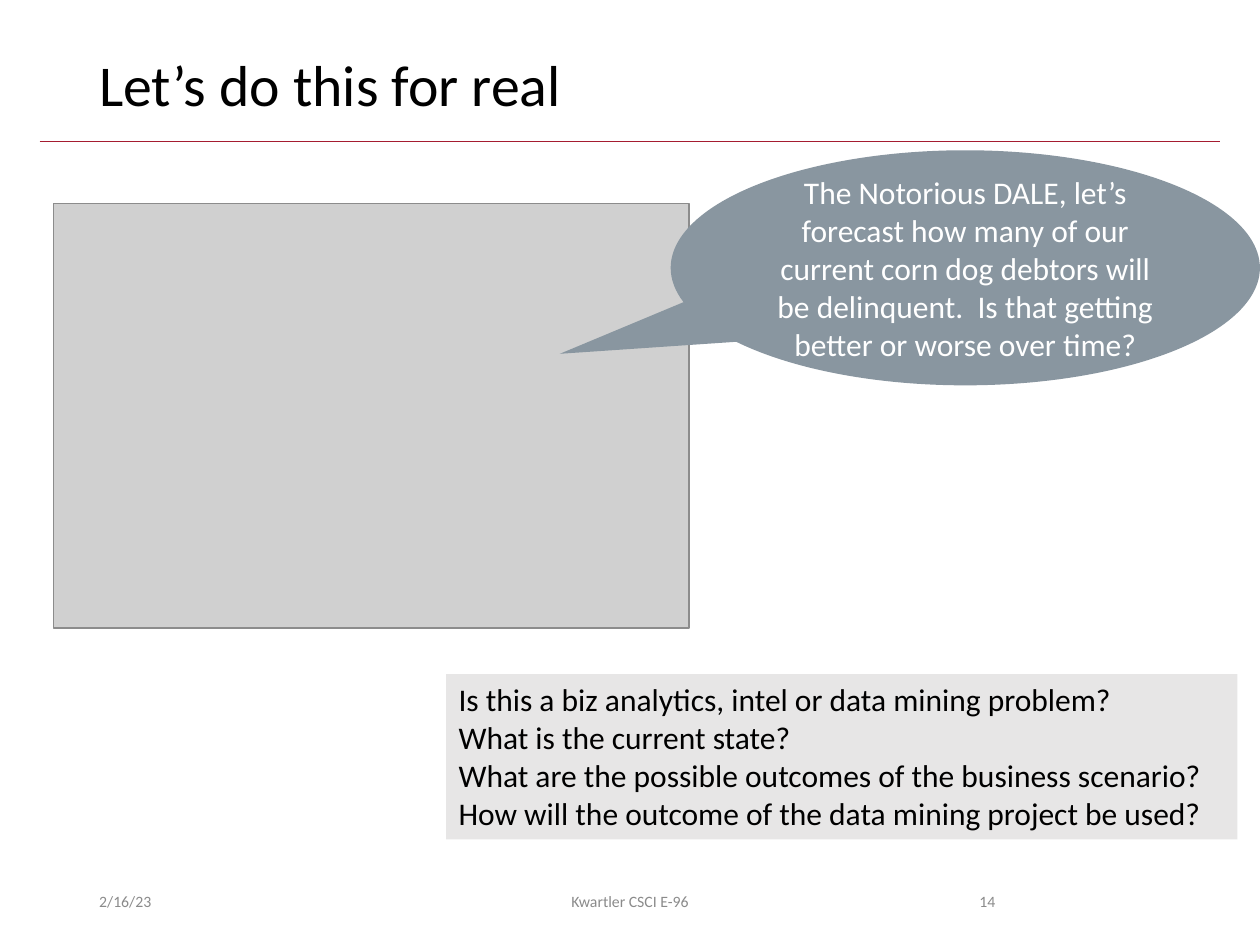
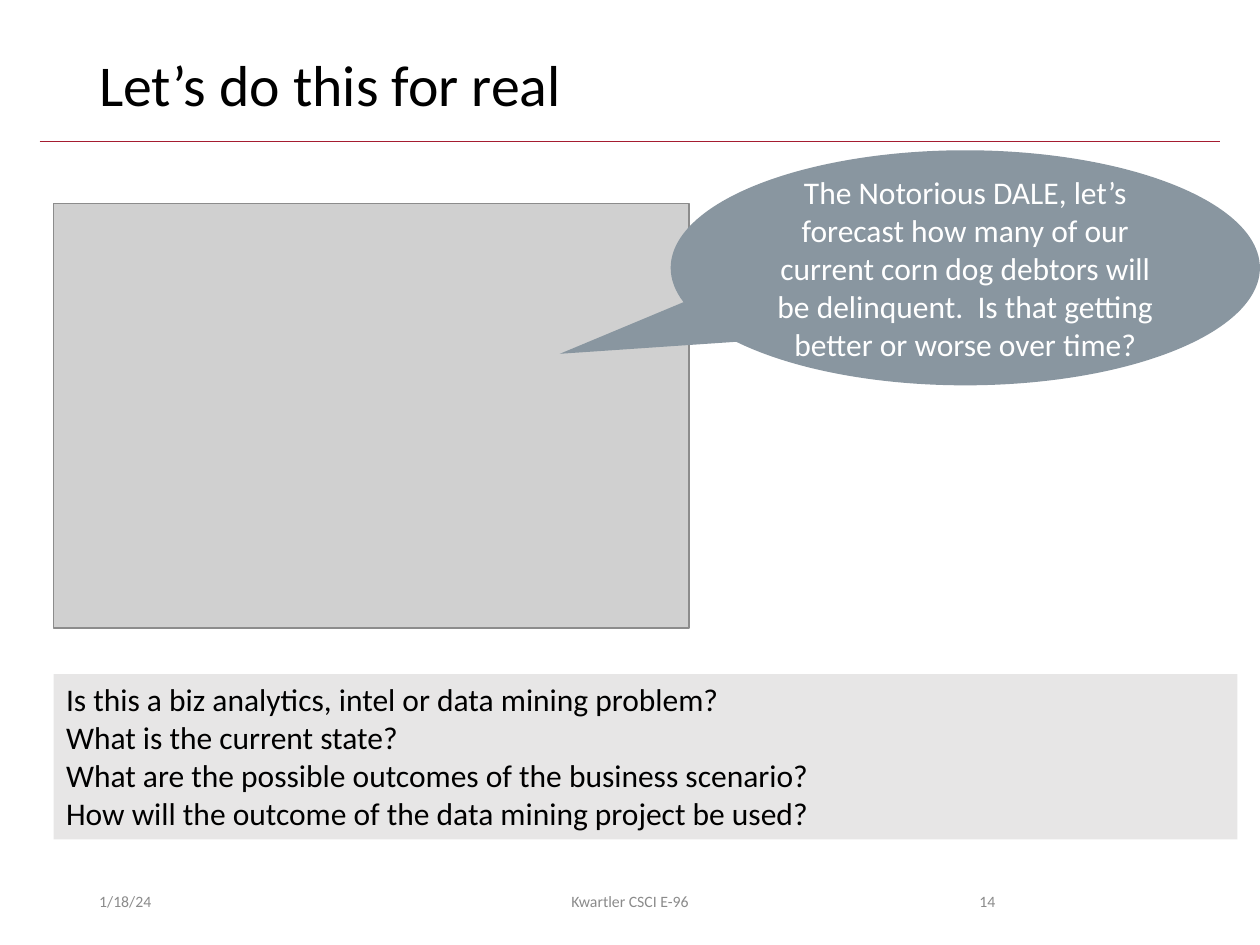
Before and after one commit to kwartler/Hult_Visualizing_Analyzing_Data_with_R, a slide deck: slide 14 of Lessons/B_Intro_to_Analytics/A_IntroToAnalytics.pptx. Drawn at 1260x945 pixels with LibreOffice and Linux fonts; fonts in the diff are those of the drawing; grey boxes stand for pictures. Boxes give left, top, right and bottom in pixels: in the first picture for what was removed or moved away, otherwise in the second. Text is boxed around its words. In the diff, an @@ line names an element or a change of style, - is before the commit and + after.

```diff
--- a/Lessons/B_Intro_to_Analytics/A_IntroToAnalytics.pptx
+++ b/Lessons/B_Intro_to_Analytics/A_IntroToAnalytics.pptx
@@ rectangle "Is this a biz analytics, ...": place and size @@
-rectangle "Is this a biz analytics, ..." at <box>446,674,1237,839</box>
+rectangle "Is this a biz analytics, ..." at <box>54,674,1237,839</box>
@@ text at <box>99,896,151,908</box>: text changed @@
-2/16/23
+1/18/24
```
Also in this commit, not shown: 41 other slides changed, 9 other files.
